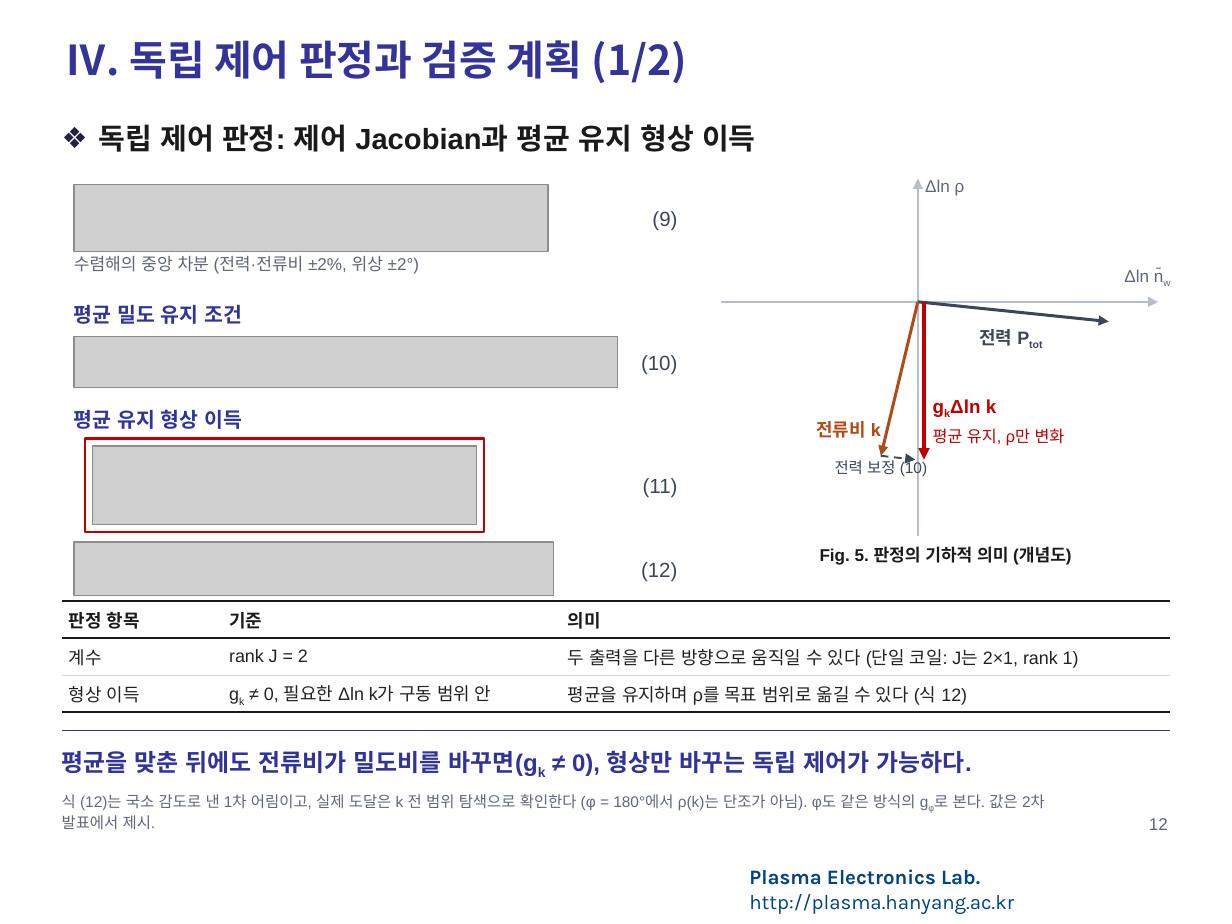
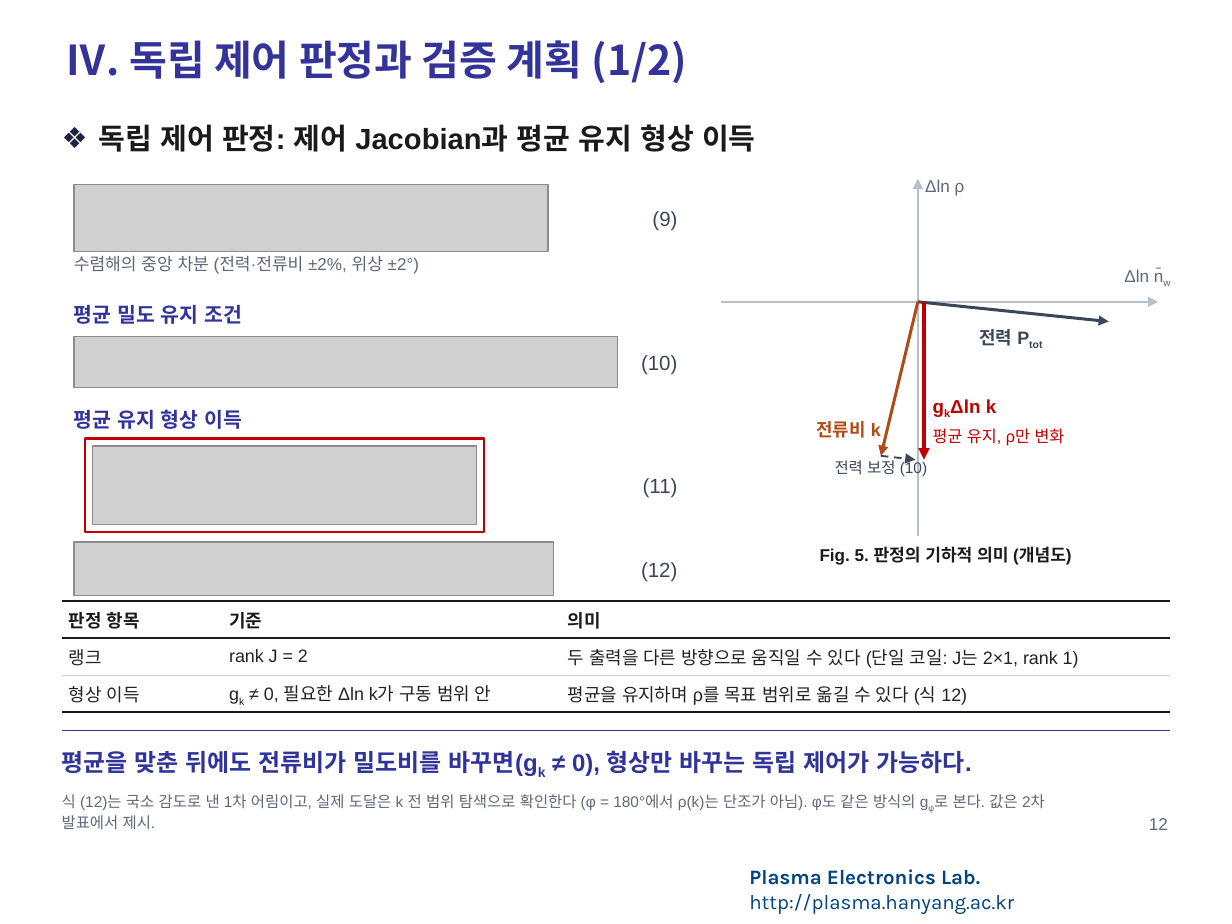
Before and after one commit to garlicjam-pyo/plasma, a slide deck: slide 12 of presentations/1차발표_피드백반영판.pptx. Drawn at 1232x924 pixels with LibreOffice and Linux fonts; fonts in the diff are those of the drawing; grey boxes stand for pictures; background and template pictures are left out. Boxes give left, top, right and bottom in pixels: in the first picture for what was removed or moved away, otherwise in the second. Text is boxed around its words. In the diff, an @@ line names an element or a change of style, - is before the commit and + after.

```diff
--- a/presentations/1차발표_피드백반영판.pptx
+++ b/presentations/1차발표_피드백반영판.pptx
@@ table at bbox=[62, 601, 1170, 712] @@
-row 2, column 1: 계수
+row 2, column 1: 랭크
```
Also in this commit, not shown: 5 other files.
